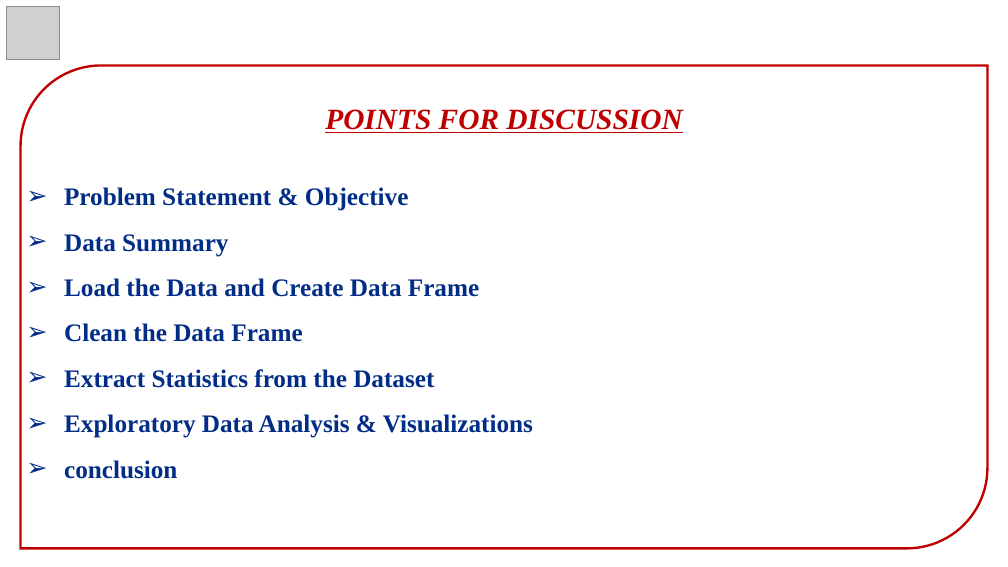
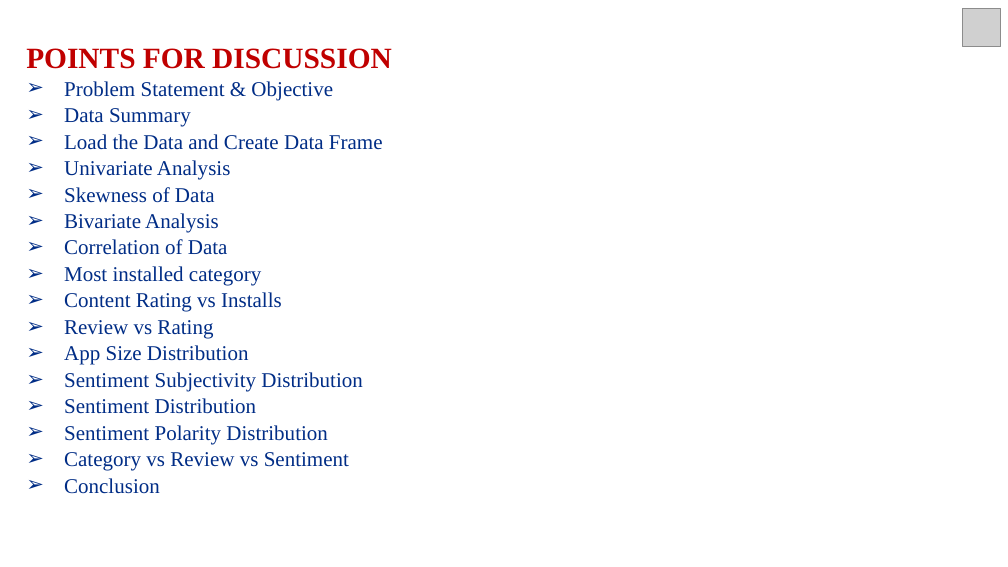
Before and after one commit to vivek16pawar/EDA-CAPSTONE, a slide deck: slide 2 of EDA_Presentation.pptx. Drawn at 1008x567 pixels with LibreOffice and Linux fonts; fonts in the diff are those of the drawing; grey boxes stand for pictures. Boxes give left, top, right and bottom in pixels: in the first picture for what was removed or moved away, otherwise in the second. Text is boxed around its words. In the diff, an @@ line names an element or a change of style, - is before the commit and + after.

```diff
--- a/EDA_Presentation.pptx
+++ b/EDA_Presentation.pptx
@@ picture removed at (7, 6, 60, 59) @@
@@ text "POINTS FOR DISCUSSION": place and size @@
-text "POINTS FOR DISCUSSION" at (64, 109, 682, 479)
+text "POINTS FOR DISCUSSION" at (26, 48, 392, 494)
@@ picture added at (963, 8, 1001, 47) @@
@@ text at (26, 48, 392, 150): italic off, underline off in "POINTS FOR DISCUSSION"; size 24 to 20 pt, bold off in "Problem Statement & Objective", "Data Summary", "Load the Data and Create Data Frame"; alignment centre to left; line spacing 1 to 1.5; line spacing 1.5 to 1; more space between paragraphs @@
@@ round diag rect removed at (20, 66, 988, 549) @@
@@ text at (64, 160, 363, 494): text changed; size 24 to 20 pt; bold off @@
-➢ Clean the Data Frame
-➢ Extract Statistics from the Dataset
-➢ Exploratory Data Analysis & Visualizations
-➢ conclusion
+➢ Univariate Analysis
+➢ Skewness of Data
+➢ Bivariate Analysis
+➢ Correlation of Data
+➢ Most installed category
+➢ Content Rating vs Installs
+➢ Review vs Rating
+➢ App Size Distribution
+➢ Sentiment Subjectivity Distribution
+➢ Sentiment Distribution
+➢ Sentiment Polarity Distribution
+➢ Category vs Review vs Sentiment
+➢ Conclusion
```
Also in this commit, not shown: 8 other slides changed, 13 slides added, 19 slides removed.
